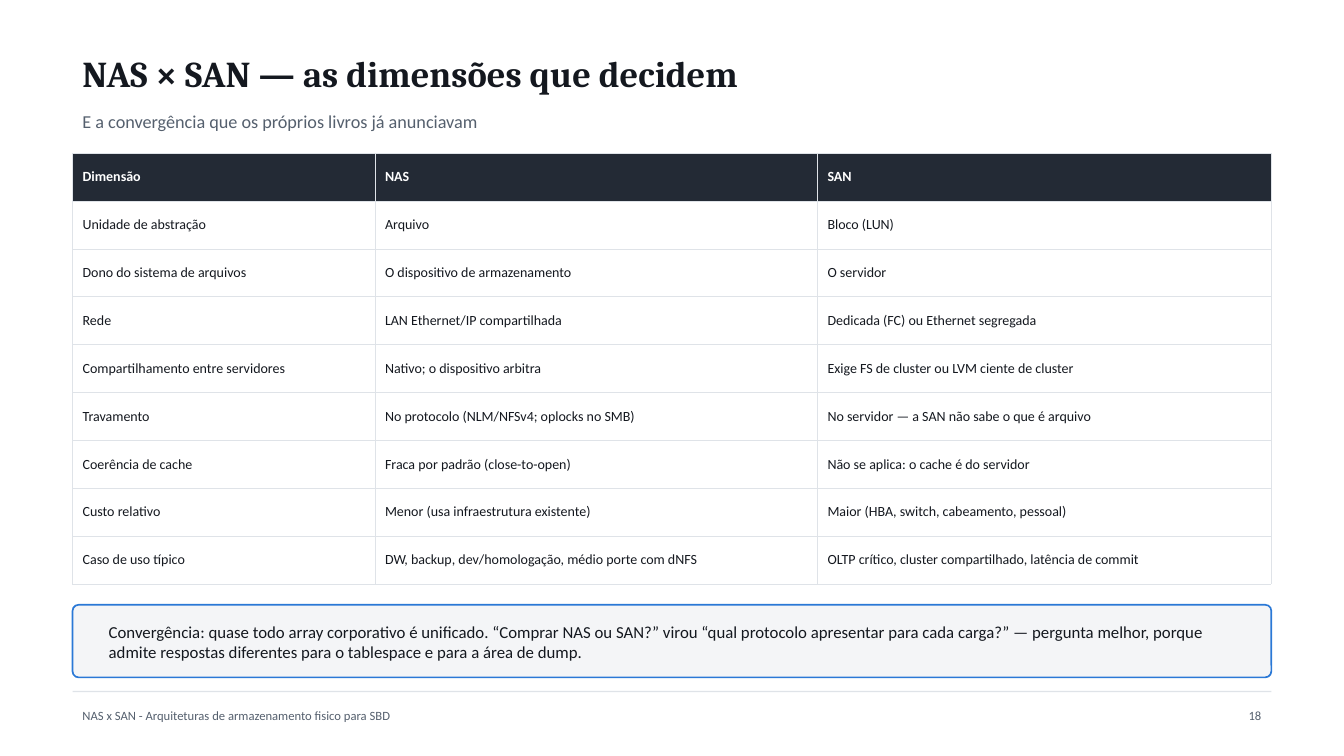
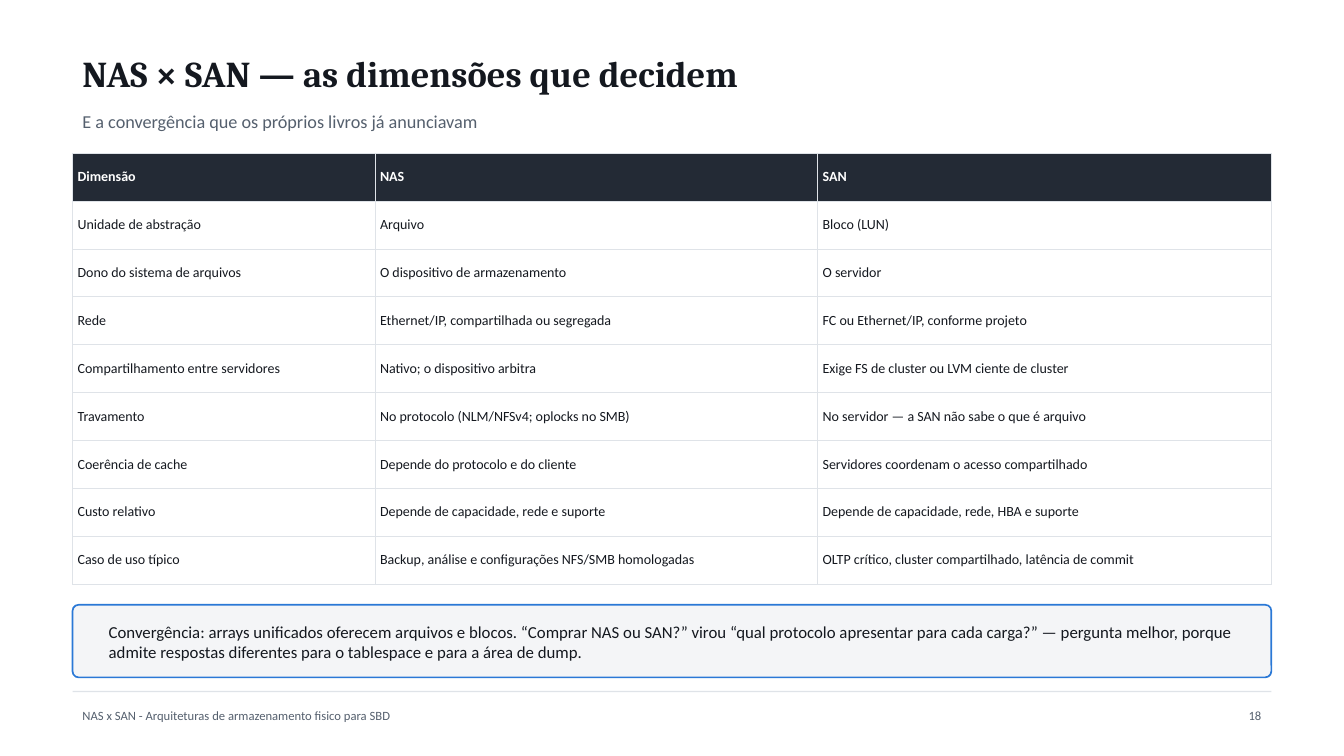
Before and after one commit to guilherme-hu/Trabalho-CBD, a slide deck: slide 19 of NAS, SAN e AST/Slides_NAS_SAN_Armazenamento_SBD.pptx. Drawn at 1344x756 pixels with LibreOffice and Linux fonts; fonts in the diff are those of the drawing. Boxes give left, top, right and bottom in pixels: in the first picture for what was removed or moved away, otherwise in the second. Text is boxed around its words. In the diff, an @@ line names an element or a change of style, - is before the commit and + after.

```diff
--- a/NAS, SAN e AST/Slides_NAS_SAN_Armazenamento_SBD.pptx
+++ b/NAS, SAN e AST/Slides_NAS_SAN_Armazenamento_SBD.pptx
@@ table at (73, 153, 1271, 571) @@
-row 4, column 2: LAN Ethernet/IP compartilhada
+row 4, column 2: Ethernet/IP, compartilhada ou segregada
-row 4, column 3: Dedicada (FC) ou Ethernet segregada
+row 4, column 3: FC ou Ethernet/IP, conforme projeto
-row 7, column 2: Fraca por padrão (close-to-open)
+row 7, column 2: Depende do protocolo e do cliente
-row 7, column 3: Não se aplica: o cache é do servidor
+row 7, column 3: Servidores coordenam o acesso compartilhado
-row 8, column 2: Menor (usa infraestrutura existente)
+row 8, column 2: Depende de capacidade, rede e suporte
-row 8, column 3: Maior (HBA, switch, cabeamento, pessoal)
+row 8, column 3: Depende de capacidade, rede, HBA e suporte
-row 9, column 2: DW, backup, dev/homologação, médio porte com dNFS
+row 9, column 2: Backup, análise e configurações NFS/SMB homologadas
@@ text at (109, 626, 1231, 661): text changed @@
-Convergência: quase todo array corporativo é unificado. “Comprar NAS ou SAN?” virou “qual protocolo apresentar para cada carga?” — pergunta melhor, porque admite respostas diferentes para o tablespace e para a área de dump.
+Convergência: arrays unificados oferecem arquivos e blocos. “Comprar NAS ou SAN?” virou “qual protocolo apresentar para cada carga?” — pergunta melhor, porque admite respostas diferentes para o tablespace e para a área de dump.
```
Also in this commit, not shown: 14 other slides changed, 1 slide removed, 19 other files.
